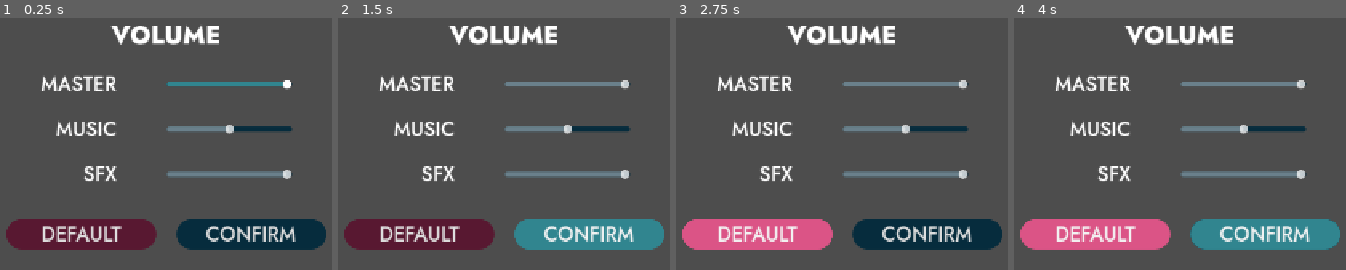
Above: before the commit, frames 1-4 (left to right).
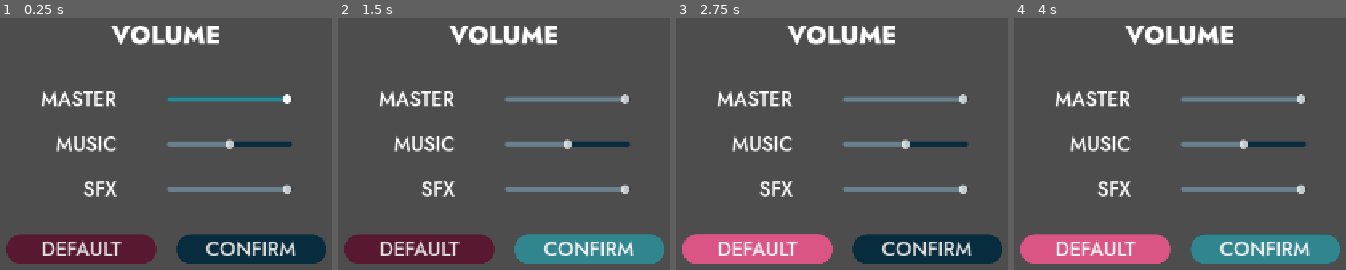
Above: after the commit, the same moments.

Repository: cf-Le3/pong-plus
Game: Godot game, scene res://menus/settings/volume_settings/volume_settings.tscn
The game is run twice, just before and just after one commit, with the same random seed, the same clock (stepped at 60 frames per second) and the same inputs. This scene is started directly instead of the project's main scene.
Inputs:
- Up to frame 1 (0.25 s): no input
- Up to frame 2 (1.5 s): click "CONFIRM" at 0.5 s; click "CONFIRM" at 1.25 s
- Up to frame 3 (2.75 s): click "DEFAULT" at 2 s
- Up to frame 4 (4 s): tap Enter at 2.75 s; hold Right (ui_right) 2.78-3.53 s; hold Down (down_player2) 2.78-3.53 s; tap Space at 3.5 s; hold S (down_player1) from 3.53 s (still down); tap Down (down_player2) at 3.6 s

The runs differ from the first frame. In frame 1, 21% of the frame differs, in the area x 1-99%, y 22-98%; in frame 2, 21%; in frame 3, 21%; in frame 4, 21%.

Commit message:
Update "VolumeSettings" scene
Uses a "GridContainer" to manage layout instead.

Diff:
--- a/Pong Plus/menus/settings/volume_settings/volume_settings.tscn
+++ b/Pong Plus/menus/settings/volume_settings/volume_settings.tscn
@@ -26,24 +26,21 @@
 layout_mode = 2
 theme_override_constants/separation = 48
 
-[node name="VBoxVolumeSettings" type="VBoxContainer" parent="MarginContainer/VBoxContainer"]
-layout_mode = 2
-size_flags_horizontal = 4
-size_flags_vertical = 4
-theme_override_constants/separation = 24
-
-[node name="Label" type="Label" parent="MarginContainer/VBoxContainer/VBoxVolumeSettings"]
+[node name="Title" type="Label" parent="MarginContainer/VBoxContainer"]
 layout_mode = 2
 size_flags_horizontal = 4
 theme = ExtResource("1_j7flm")
 text = "VOLUME"
 horizontal_alignment = 1
 
-[node name="MasterControl" type="HBoxContainer" parent="MarginContainer/VBoxContainer/VBoxVolumeSettings"]
+[node name="GridContainer" type="GridContainer" parent="MarginContainer/VBoxContainer"]
 layout_mode = 2
-theme_override_constants/separation = 80
+size_flags_horizontal = 4
+theme_override_constants/h_separation = 80
+theme_override_constants/v_separation = 24
+columns = 2
 
-[node name="Label" type="Label" parent="MarginContainer/VBoxContainer/VBoxVolumeSettings/MasterControl"]
+[node name="MasterLabel" type="Label" parent="MarginContainer/VBoxContainer/GridContainer"]
 layout_mode = 2
 size_flags_horizontal = 3
 theme = ExtResource("2_bo3du")
@@ -51,19 +48,16 @@
 horizontal_alignment = 2
 vertical_alignment = 1
 
-[node name="CenterContainer" type="CenterContainer" parent="MarginContainer/VBoxContainer/VBoxVolumeSettings/MasterControl"]
+[node name="MasterControl" type="CenterContainer" parent="MarginContainer/VBoxContainer/GridContainer"]
 layout_mode = 2
+size_flags_horizontal = 3
 
-[node name="MasterVolumeSlider" parent="MarginContainer/VBoxContainer/VBoxVolumeSettings/MasterControl/CenterContainer" instance=ExtResource("3_op1sk")]
+[node name="MasterVolumeSlider" parent="MarginContainer/VBoxContainer/GridContainer/MasterControl" instance=ExtResource("3_op1sk")]
 unique_name_in_owner = true
 layout_mode = 2
 _bus_name = "Master"
 
-[node name="MusicControl" type="HBoxContainer" parent="MarginContainer/VBoxContainer/VBoxVolumeSettings"]
-layout_mode = 2
-theme_override_constants/separation = 80
-
-[node name="Label" type="Label" parent="MarginContainer/VBoxContainer/VBoxVolumeSettings/MusicControl"]
+[node name="MusicLabel" type="Label" parent="MarginContainer/VBoxContainer/GridContainer"]
 layout_mode = 2
 size_flags_horizontal = 3
 theme = ExtResource("2_bo3du")
@@ -71,20 +65,17 @@
 horizontal_alignment = 2
 vertical_alignment = 1
 
-[node name="CenterContainer" type="CenterContainer" parent="MarginContainer/VBoxContainer/VBoxVolumeSettings/MusicControl"]
+[node name="MusicControl" type="CenterContainer" parent="MarginContainer/VBoxContainer/GridContainer"]
 layout_mode = 2
+size_flags_horizontal = 3
 
-[node name="MusicVolumeSlider" parent="MarginContainer/VBoxContainer/VBoxVolumeSettings/MusicControl/CenterContainer" instance=ExtResource("3_op1sk")]
+[node name="MusicVolumeSlider" parent="MarginContainer/VBoxContainer/GridContainer/MusicControl" instance=ExtResource("3_op1sk")]
 unique_name_in_owner = true
 layout_mode = 2
 value = 0.5
 _bus_name = "Music"
 
-[node name="SFXControl" type="HBoxContainer" parent="MarginContainer/VBoxContainer/VBoxVolumeSettings"]
-layout_mode = 2
-theme_override_constants/separation = 80
-
-[node name="Label" type="Label" parent="MarginContainer/VBoxContainer/VBoxVolumeSettings/SFXControl"]
+[node name="SFXLabel" type="Label" parent="MarginContainer/VBoxContainer/GridContainer"]
 layout_mode = 2
 size_flags_horizontal = 3
 theme = ExtResource("2_bo3du")
@@ -92,10 +83,11 @@
 horizontal_alignment = 2
 vertical_alignment = 1
 
-[node name="CenterContainer" type="CenterContainer" parent="MarginContainer/VBoxContainer/VBoxVolumeSettings/SFXControl"]
+[node name="SFXControl" type="CenterContainer" parent="MarginContainer/VBoxContainer/GridContainer"]
 layout_mode = 2
+size_flags_horizontal = 3
 
-[node name="SFXVolumeSlider" parent="MarginContainer/VBoxContainer/VBoxVolumeSettings/SFXControl/CenterContainer" instance=ExtResource("3_op1sk")]
+[node name="SFXVolumeSlider" parent="MarginContainer/VBoxContainer/GridContainer/SFXControl" instance=ExtResource("3_op1sk")]
 unique_name_in_owner = true
 layout_mode = 2
 _bus_name = "SFX"
@@ -123,6 +115,6 @@
 [node name="SFXTestSound" type="AudioStreamPlayer2D" parent="."]
 stream = ExtResource("7_bf36o")
 
-[connection signal="drag_ended" from="MarginContainer/VBoxContainer/VBoxVolumeSettings/SFXControl/CenterContainer/SFXVolumeSlider" to="." method="_on_sfx_volume_slider_drag_ended"]
+[connection signal="drag_ended" from="MarginContainer/VBoxContainer/GridContainer/SFXControl/SFXVolumeSlider" to="." method="_on_sfx_volume_slider_drag_ended"]
 [connection signal="pressed" from="MarginContainer/VBoxContainer/HBoxContainer/DefaultButton" to="." method="_on_default_button_pressed"]
 [connection signal="pressed" from="MarginContainer/VBoxContainer/HBoxContainer/ConfirmButton" to="." method="_on_confirm_button_pressed"]
